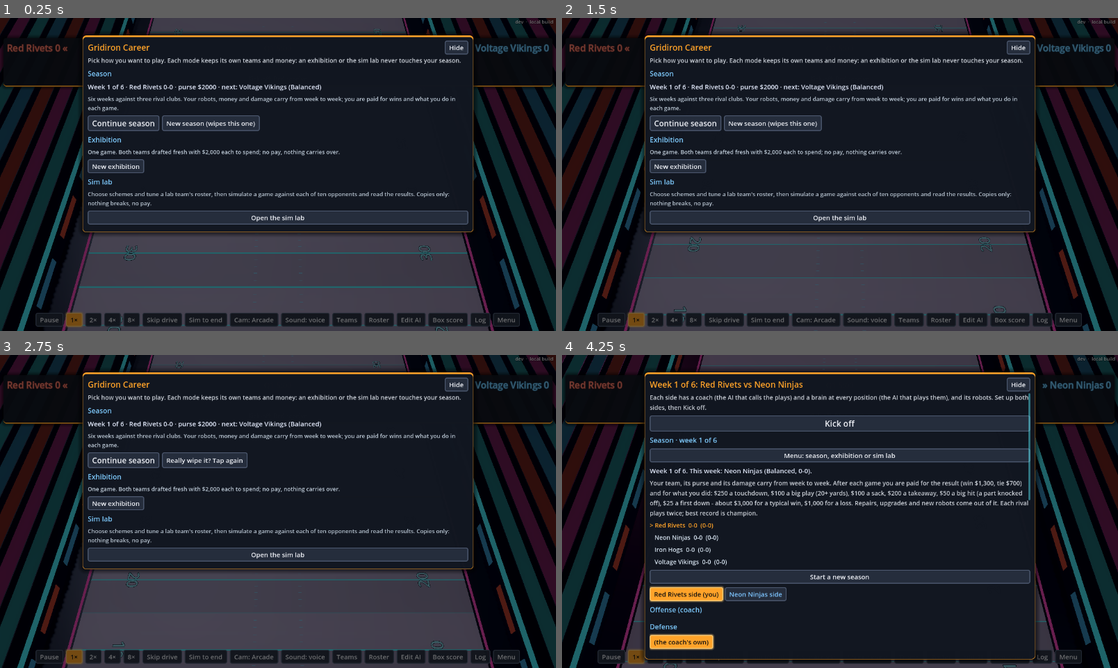
Above: before the commit, frames 1-4 (two rows, left to right).
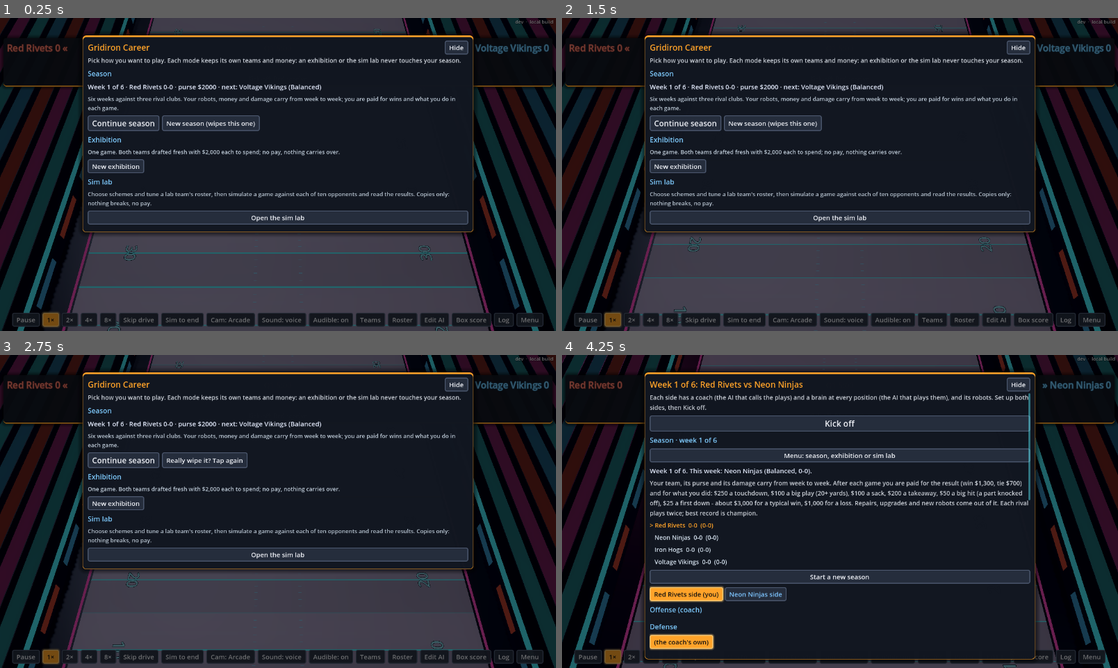
Above: after the commit, the same moments.

Repository: nathandunn/gridiron-career
Game: Godot game, scene res://scenes/Main.tscn
Same seed, same stepped clock (60 frames per second), same inputs: the game is played once before the commit and once after it.
Inputs:
- Up to frame 1 (0.25 s): no input
- Up to frame 2 (1.5 s): click "Cam: Arcade" at 0.5 s; click "Cam: Arcade" at 1.25 s
- Up to frame 3 (2.75 s): click "New season (wipes this one)" at 2 s
- Up to frame 4 (4.25 s): click "Really wipe it? Tap again" at 2.75 s; click "Coach, brains and play calling" at 3.5 s

The runs differ from the first frame. In frame 1, 1.5% of the frame differs, in the area x 2-98%, y 93-99%; in frame 2, 1.4%; in frame 3, 1.5%; in frame 4, 0.7%.
Error in both runs: Out of bounds get index '0' (on base: 'Array') (res://scripts/team.gd:16)

Commit message:
Audible: on/off toggle in the control bar (kept with the career)
Co-Authored-By: Claude Opus 5.5 <noreply@anthropic.com>
Claude-Session: https://claude.ai/code/session_01HmE9FLbeVRN99oMBHaGgc2

Diff:
--- a/scripts/hud.gd
+++ b/scripts/hud.gd
@@ -339,6 +339,7 @@
 
 
 var _aud_btn: Button = null
+var _aud_toggle: Button = null
 
 
 ## The pre-snap "Audible?" button (only while there is time to check out of the call).
@@ -419,6 +420,8 @@
 	bar.add_child(_view_btn)
 	_sound_btn = _button("Sound: voice", func(): _sound_btn.text = main.next_sound())
 	bar.add_child(_sound_btn)
+	_aud_toggle = _button(main.audible_label(), func(): _aud_toggle.text = main.toggle_audibles())
+	bar.add_child(_aud_toggle)
 	bar.add_child(_button("Teams", func(): open_teams()))
 	bar.add_child(_button("Roster", func(): open_roster()))
 	bar.add_child(_button("Edit AI", func(): open_editor()))
--- a/scripts/main.gd
+++ b/scripts/main.gd
@@ -634,7 +634,7 @@
 
 ## Is the person's side allowed an audible this snap (time on the clock, and they call plays)?
 func _offer_audible(snap: Dictionary) -> bool:
-	if not game.has_time():
+	if not audibles_on() or not game.has_time():
 		return false
 	var u := -1
 	for t in 2:
@@ -851,6 +851,30 @@
 		_slowmo = 1.3
 	sfx.on_action(String(a["kind"]))
 	announcer.on_action(a, sim)
+
+
+## Whether you get the pre-snap Audible? button (kept with the career).
+func audibles_on() -> bool:
+	return bool(Career.data.get("opt_audibles", true)) if Career.loaded else _audibles_on
+
+
+var _audibles_on := true
+
+
+func audible_label() -> String:
+	return "Audible: on" if audibles_on() else "Audible: off"
+
+
+func toggle_audibles() -> String:
+	var on := not audibles_on()
+	_audibles_on = on
+	if Career.loaded:
+		Career.data["opt_audibles"] = on
+		Career.save()
+	if not on and _aud_ready:
+		_aud_ready = false
+		hud.show_audible_button(false)
+	return audible_label()
 
 
 ## Sound and voice, voice off, or quiet. Returns the button's new label.
